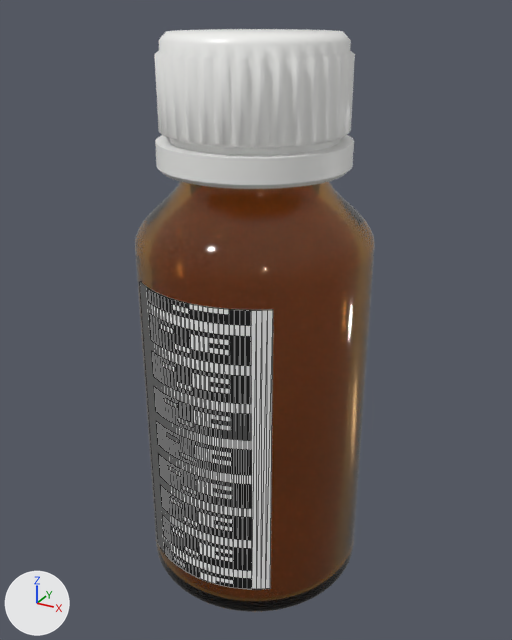
A saved change to the glTF model assets/amber-bottles/labelled/SMP-0037_2001511292685.glb.
Both versions are drawn from a 50 mm lens placed at (0.0387, -0.07, 0.0697), pointed at (0.0, 0.0004, 0.0345). Lighting does not change. The marker at lower left points along +X, +Y and +Z. The first picture is the older version. Mesh edges are drawn as thin lines on the coarser meshes. Where no turn or scale is listed for an object, it has been applied to the vertices. Vertices at exactly the same position are counted once.

The older version as bpy lines, for what is in view:
```python
me_bottle_020ml = bpy.data.meshes.new('Bottle_020ml')
me_bottle_020ml.from_pydata(...)  # 5094 vertices, 10180 faces; spans x -0.0139..0.0139, y -0.0139..0.0139, z 0.0..0.0659
me_bottle_020ml.materials.append(mat_amber_glass)  # orange #ce903f
me_cap_pp18_002 = bpy.data.meshes.new('Cap_PP18.002')
me_cap_pp18_002.from_pydata(...)  # 1874 vertices, 3744 faces; spans x -0.0109..0.0109, y -0.0109..0.0109, z 0.0..0.0142
me_cap_pp18_002.materials.append(mat_white_pp)  # white #f7f7f5
me_label_smp_0037 = bpy.data.meshes.new('Label_SMP-0037')
me_label_smp_0037.from_pydata(...)  # 132 vertices, 128 faces; spans x -0.0084..0.0084, y -0.0141..-0.0112, z 0.0051..0.0418
# faces by material slot: [64, 64]
me_label_smp_0037.materials.append(mat_label_paper)  # picture img_label_smp_0037
me_label_smp_0037.materials.append(mat_label_back)  # white #f9f9f7
ob_bottle_020ml = bpy.data.objects.new('Bottle_020ml', me_bottle_020ml)
ob_bottle_020ml.location = (0.0, 0.0, 0.0)
ob_cap_020ml_pp18 = bpy.data.objects.new('Cap_020ml_PP18', me_cap_pp18_002)
ob_cap_020ml_pp18.location = (0.0, 0.0, 0.0533)
ob_label_smp_0037 = bpy.data.objects.new('Label_SMP-0037', me_label_smp_0037)
ob_label_smp_0037.location = (0.0, 0.0, 0.0)
```
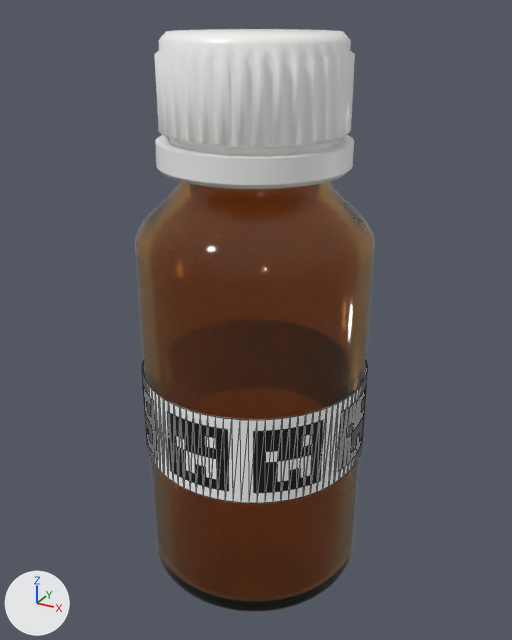
What differs and where, as boxes (x1, y1, x2, y2) in the pictures (512 x 640 px):
'Label_SMP-0037', reshaped
    before: (140, 282, 273, 589)
    after: (142, 361, 368, 503)
part 1 of me_label_smp_0037, added
    after: (142, 361, 368, 503)
part 2 of me_label_smp_0037, deleted
    before: (140, 282, 273, 589)

What changed in the scene script:
```text
Change me_label_smp_0037:
    used by ob_label_smp_0037; location = (0.0, 0.0, 0.0)
    remove me_label_smp_0037.from_pydata(...)  # 132 vertices, 128 faces; spans x -0.0084..0.0084, y -0.0141..-0.0112, z 0.0051..0.0418
    add me_label_smp_0037.from_pydata(...)  # 388 vertices, 384 faces; spans x -0.0141..0.0141, y -0.0141..0.0141, z 0.0179..0.029
    me_label_smp_0037 part 1: 388 vertices added at x -0.0141..0.0141, y -0.0141..0.0141, z 0.0179..0.029
    me_label_smp_0037 part 2: 132 vertices removed from x -0.0084..0.0084, y -0.0141..-0.0112, z 0.0051..0.0418
```
